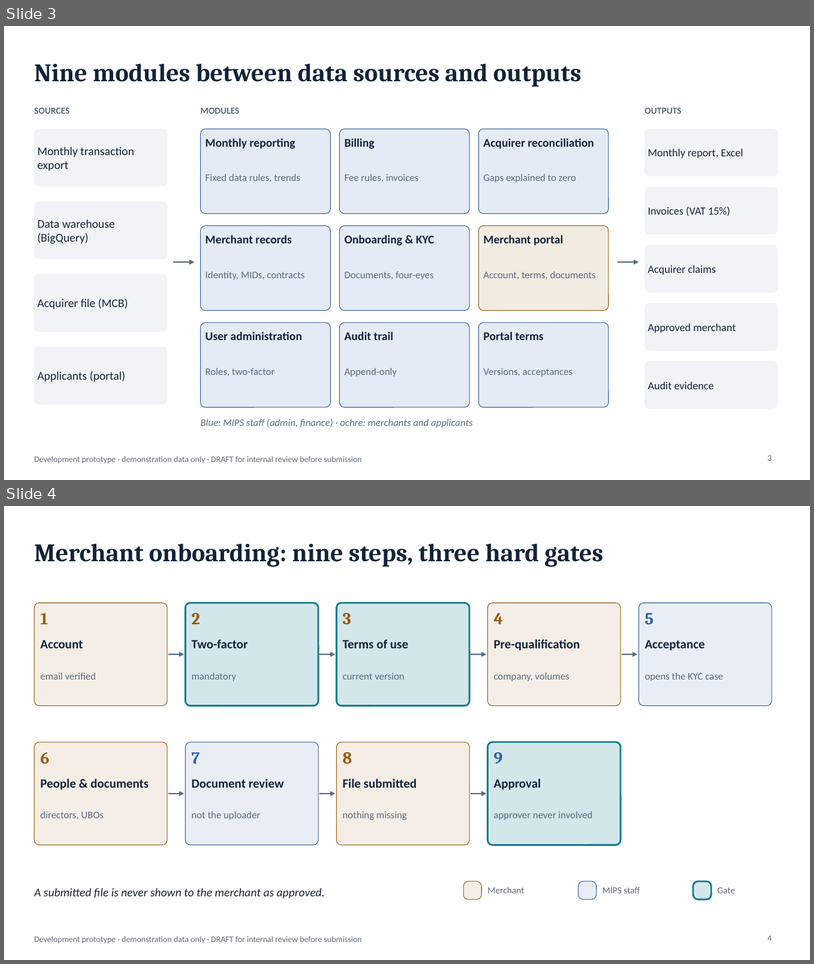
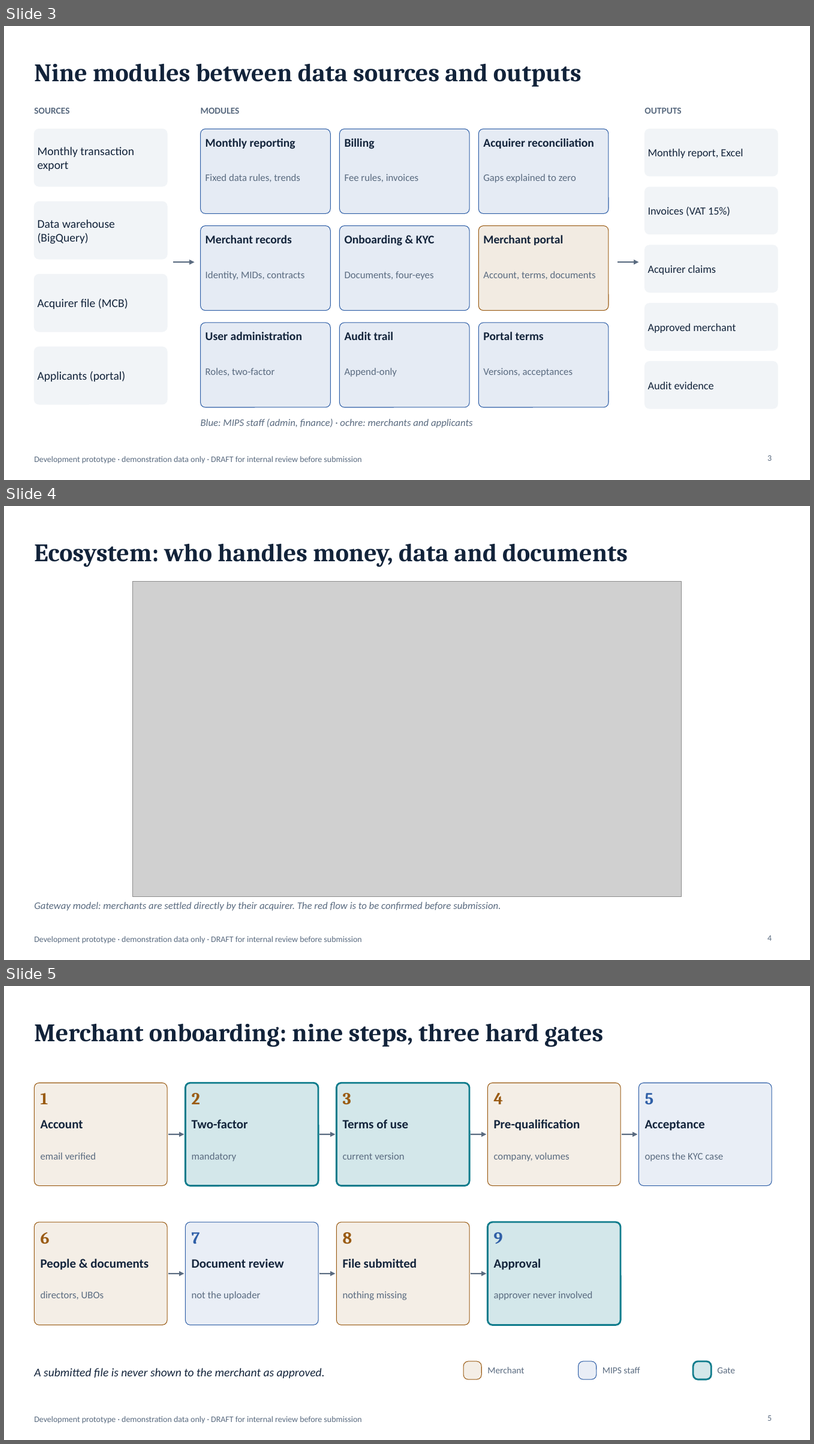
Before and after one commit to fmassonmips/mips-platform, a slide deck: outputs/recap/MIPS-platform-BoM-EN-DRAFT.pptx. Shown one above the other, each under a label of ours: slides 3 and 4 before the commit, slides 3, 4 and 5 after it. The pictures are 814x964 and 814x1444 pixels, drawn with LibreOffice and Linux fonts; fonts in the diff are those of the drawing; grey boxes stand for pictures. Boxes give left, top, right and bottom in pixels: in the first picture for what was removed or moved away, otherwise in the second. Text is boxed around its words. In the diff, an @@ line names an element or a change of style, - is before the commit and + after.

```diff
--- a/outputs/recap/MIPS-platform-BoM-EN-DRAFT.pptx
+++ b/outputs/recap/MIPS-platform-BoM-EN-DRAFT.pptx
@@ slide 4 added at box(4, 506, 810, 960), background #FFFFFF; not listed: 1 template element that a slide beside it also shows @@
@@ title added at box(34, 543, 628, 567), 30 pt, text #12233A, bold @@
+Ecosystem: who handles money, data and documents
@@ picture added at box(133, 582, 682, 896) @@
@@ text added at box(34, 901, 501, 910), 12 pt, text #5A6B80, italic @@
+Gateway model: merchants are settled directly by their acquirer. The red flow is to be confirmed before submission.
@@ page number added at box(768, 935, 772, 940), 10 pt, text #5A6B80 @@
+4
@@ what was slide 4 is now slide 5 @@
@@ page number at box(768, 1415, 772, 1420): text changed @@
-4
+5
```
Also in this commit, not shown: 1 other slide added, 2 other files.
